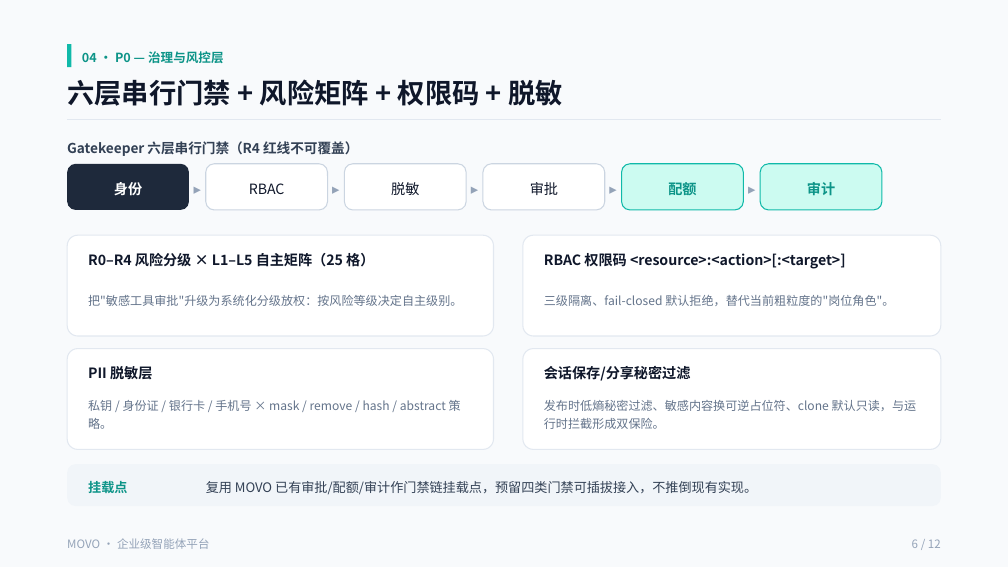
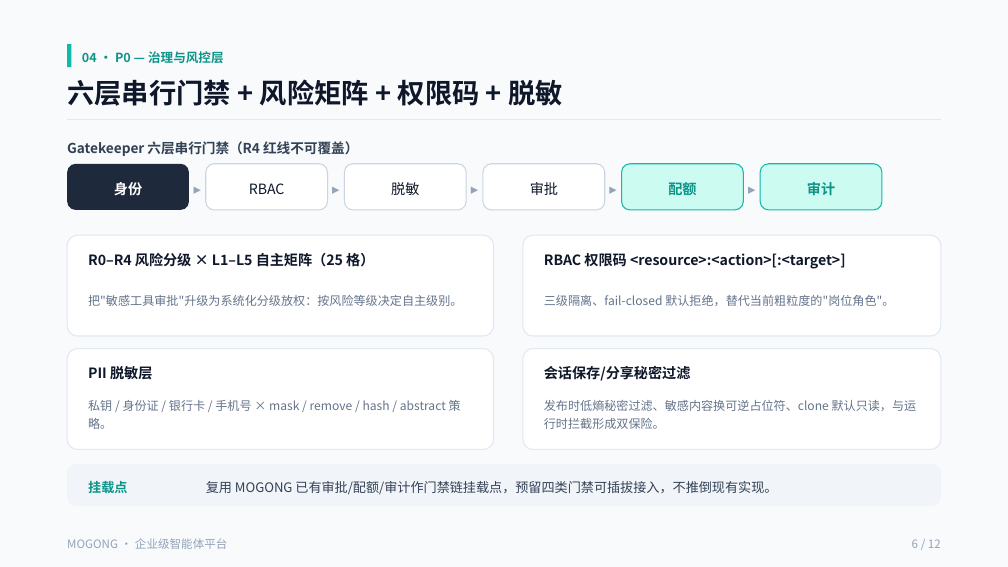
Before and after one commit to cooper2006/mogo, a slide deck: slide 6 of docs/movo-intro-v3.pptx. Drawn at 1008x567 pixels with LibreOffice and Linux fonts; fonts in the diff are those of the drawing. Boxes give left, top, right and bottom in pixels: in the first picture for what was removed or moved away, otherwise in the second. Text is boxed around its words. In the diff, an @@ line names an element or a change of style, - is before the commit and + after.

```diff
--- a/docs/movo-intro-v3.pptx
+++ b/docs/movo-intro-v3.pptx
@@ text at box(206, 481, 777, 495): text changed @@
-复用 MOVO 已有审批/配额/审计作门禁链挂载点，预留四类门禁可插拔接入，不推倒现有实现。
+复用 MOGONG 已有审批/配额/审计作门禁链挂载点，预留四类门禁可插拔接入，不推倒现有实现。
@@ text at box(67, 538, 228, 549): text changed @@
-MOVO · 企业级智能体平台
+MOGONG · 企业级智能体平台
```
Also in this commit, not shown: 11 other slides changed, 7 other files.
